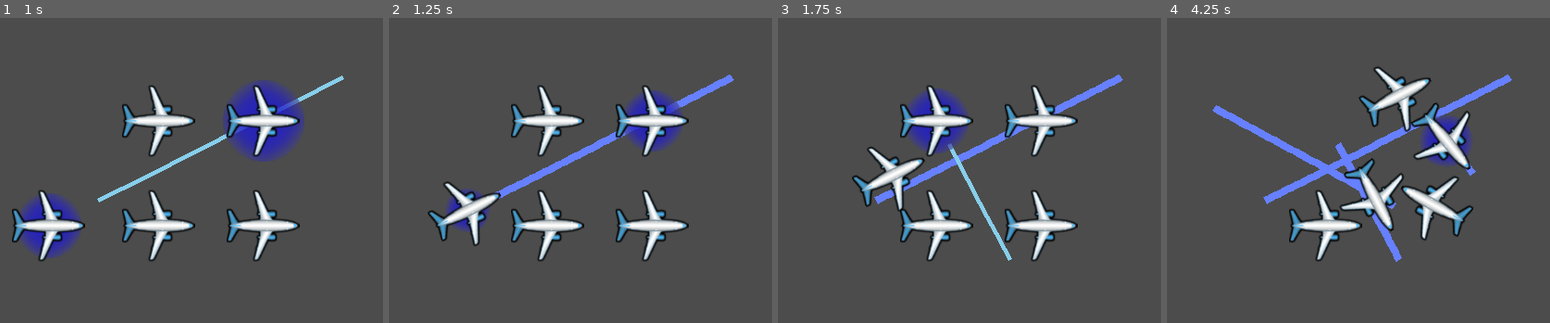
Above: before the commit, frames 1-4 (left to right).
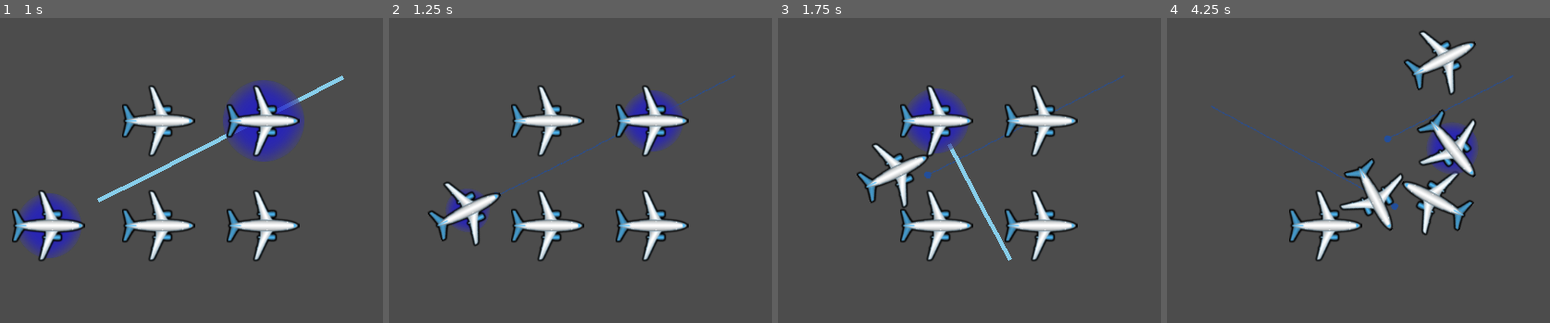
Above: after the commit, the same moments.

Repository: Zolibot/SeaPortGame
Game: Godot game, scene res://scene/protatape/PathBath/PathfollowBath.tscn
Two runs of this game, one before a commit and one after it. Both use one fixed random seed, a clock stepped at 60 frames per second and the inputs below.
Inputs (mouse positions are in pixels of both pictures, inside the frame that each line leads up to):
- Up to frame 1 (1 s): tap Enter at 0.5 s; drag from (49, 225) to (344, 79) at 0.52 s
- Up to frame 2 (1.25 s): no input
- Up to frame 3 (1.75 s): drag from (935, 121) to (1011, 258) at 1.27 s
- Up to frame 4 (4.25 s): move the mouse to (1324, 225) at 2.02 s; click (1324, 225) at 2.17 s; drag from (1431, 225) to (1212, 109) at 2.77 s; drag from (1431, 121) to (1473, 173) at 3.52 s

Frame 1 is identical in both runs. In frame 2, 1.4% of the frame differs, in the area x 27-91%, y 18-60%; in frame 3, 2.9%; in frame 4, 10%, in the area x 11-91%, y 3-80%.

Commit message:
На ветке master 	новый файл:    assets/line/line.png 	изменено:      project.godot 	изменено:      scene/protatape/PathBath/PathfollowBath.gd 	изменено:      scene/protatape/PathBath/Plane.gd

Diff:
--- a/project.godot
+++ b/project.godot
@@ -13,6 +13,10 @@
 config/name="Sea Port Control"
 run/main_scene="res://scene/protatape/PathBath/PathfollowBath.tscn"
 config/icon="res://icon.png"
+
+[debug]
+
+settings/stdout/verbose_stdout=true
 
 [display]
 
--- a/scene/protatape/PathBath/PathfollowBath.gd
+++ b/scene/protatape/PathBath/PathfollowBath.gd
@@ -11,7 +11,6 @@
 
 
 func _ready() -> void:
-	print(1)
 	emit_signal('ok')
 
 func _process(delta: float) -> void:
--- a/scene/protatape/PathBath/Plane.gd
+++ b/scene/protatape/PathBath/Plane.gd
@@ -8,36 +8,53 @@
 signal path_delete(path,line)
 
 export (int) var speed = 200
-var target = Vector2()
+
 var velocity = Vector2()
 
 var if_add_child := true
 
-
 var distance_threshold := 40.0
 
+onready var texture_line = preload('res://assets/line/line.png')
 
 onready var path2d:Path2D = Path2D.new()
 onready var pathFollow:PathFollow2D = PathFollow2D.new()
 onready var line2d:Line2D = Line2D.new()
 onready var curve:Curve2D = Curve2D.new()
 
+
+
 func _ready() -> void:
-	print(2)
 	yield(get_parent(),"ok")
 
 	draw = draw.instance()
 	draw.connect("simlify",self,"_simplify")
+
+	path2d.add_child(pathFollow)
+
 	pathFollow.set_loop(false)
 	pathFollow.set_lookahead(200)
-	path2d.add_child(pathFollow)
 	pathFollow.set_position(get_position())
+
+	line2d.antialiased = true
+	line2d.set_joint_mode(line2d.LINE_JOINT_ROUND)
+	line2d.set_begin_cap_mode(line2d.LINE_JOINT_ROUND)
+	line2d.set_end_cap_mode(line2d.LINE_JOINT_ROUND)
+	line2d.set_texture(texture_line)
+	line2d.set_texture_mode(line2d.LINE_TEXTURE_TILE)
+
+
+func _process(delta: float) -> void:
+	if line2d.get_point_count() > 0:
+		if position.distance_to(line2d.get_point_position(0)) < 40:
+			line2d.remove_point(0)
 
 
 func _physics_process(delta: float) -> void:
-	pathFollow.offset += 100 * delta
+	pathFollow.offset += speed * delta
 	velocity = position.direction_to(pathFollow.get_position()) * speed
-	set_rotation(pathFollow.get_rotation())
+	if speed != 0:
+		set_rotation(pathFollow.get_rotation())
 	if position.distance_to(pathFollow.get_position()) > 5:
 		velocity = move_and_slide(velocity)
 
@@ -56,7 +73,6 @@
 	if active_points.back() != last:
 		active_points.append(last)
 
-
 	curve.clear_points()
 
 	for x in active_points:
@@ -66,14 +82,19 @@
 	path2d.set_curve(curve)
 	line2d.clear_points()
 	line2d.set_points(curve.get_baked_points())
+
+
 	if if_add_child:
 		emit_signal("path_established", path2d, line2d)
 		if_add_child = false
 
 
 
+
 func _on_Plane_mouse_entered() -> void:
 	$AnimationPlayer.play('Chose')
+	line2d.clear_points()
+	path2d.get_curve().clear_points()
 	draw.can_move = true
 	if if_add_child:
 		emit_signal("path_established", path2d, line2d, draw)
@@ -85,7 +106,6 @@
 	draw.can_move = false
 
 
-
 func _on_TouchScreenButton_pressed() -> void:
 	_on_Plane_mouse_entered()
 
Binary file added: assets/line/line.png
